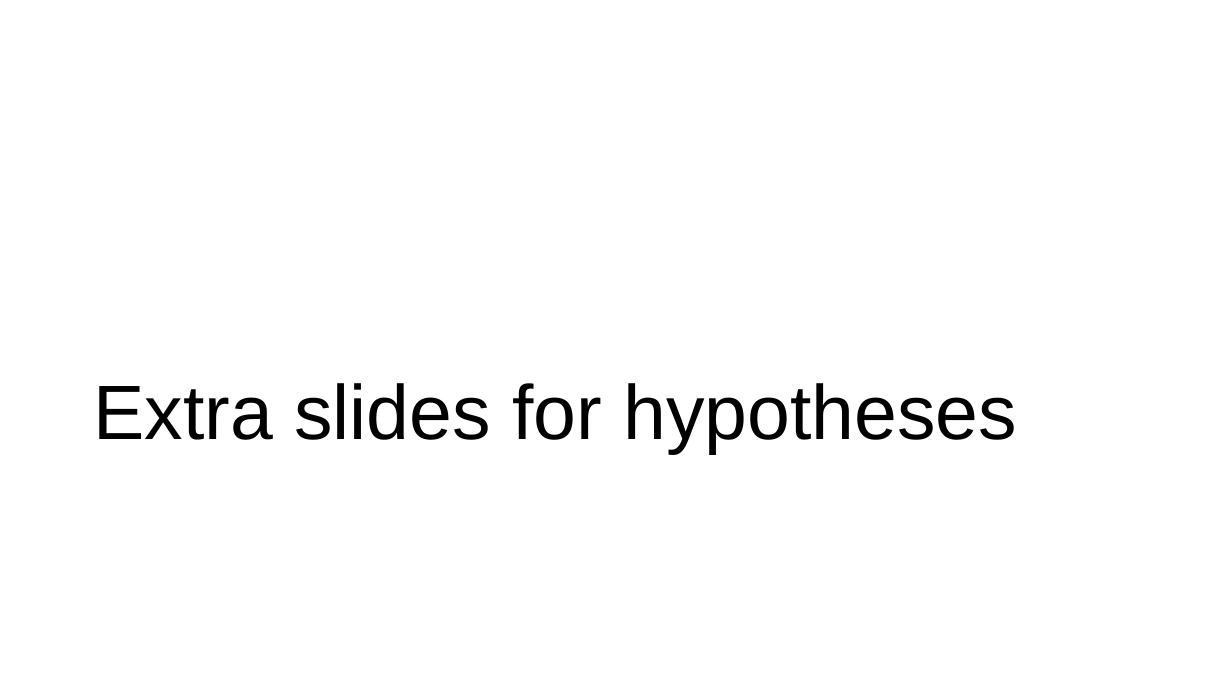
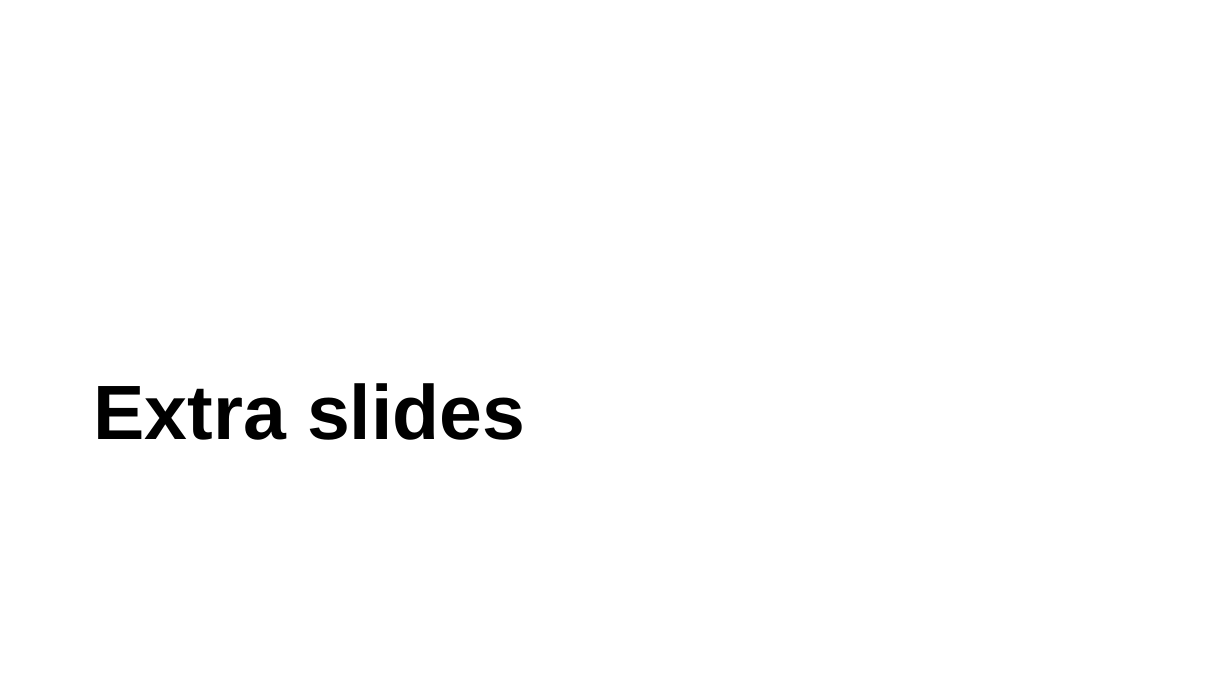
Before and after one commit to eaperkowski/conferences, a slide deck: slide 14 of lemontree_wg/Perkowski_2022_NxCO2.pptx (slide 11 before the commit). Drawn at 1232x693 pixels with LibreOffice and Linux fonts; fonts in the diff are those of the drawing. Boxes give left, top, right and bottom in pixels: in the first picture for what was removed or moved away, otherwise in the second. Text is boxed around its words. In the diff, an @@ line names an element or a change of style, - is before the commit and + after.

```diff
--- a/lemontree_wg/Perkowski_2022_NxCO2.pptx
+++ b/lemontree_wg/Perkowski_2022_NxCO2.pptx
@@ title at [93,383,525,440]: text changed; bold on @@
-Extra slides for hypotheses
+Extra slides
```
Also in this commit, not shown: 20 other slides changed, 6 slides added, 1 slide removed, 2 other files.
